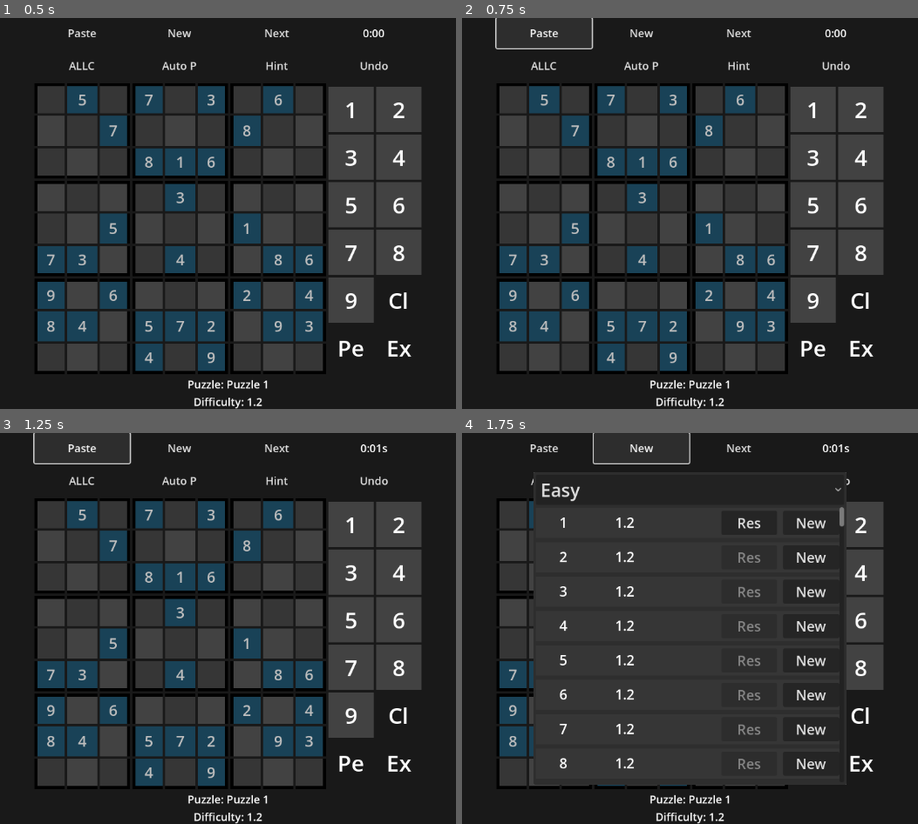
Above: before the commit, frames 1-4 (two rows, left to right).
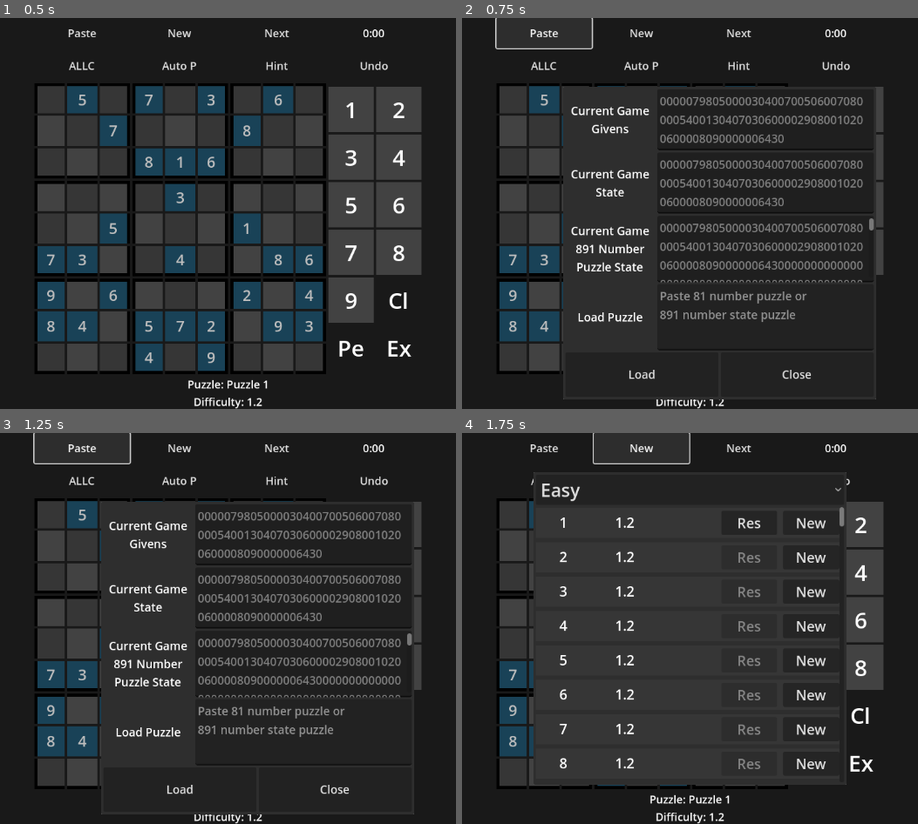
Above: after the commit, the same moments.

Repository: emmertex/nice_sudoku
Game: Godot game, scene res://game_screen.tscn
Same seed, same stepped clock (60 frames per second), same inputs: the game is played once before the commit and once after it.
Inputs:
- Up to frame 1 (0.5 s): no input
- Up to frame 2 (0.75 s): click "Paste" at 0.5 s
- Up to frame 3 (1.25 s): no input
- Up to frame 4 (1.75 s): click "New" at 1.25 s

Frame 1 is identical in both runs. In frame 2, 30% of the frame differs, in the area x 22-91%, y 17-98%; in frame 3, 30%, in the area x 22-91%, y 2-98%; in frame 4, less than 0.1%.

Commit message:
enable the PASTE panel

Diff:
--- a/game_screen.gd
+++ b/game_screen.gd
@@ -704,7 +704,6 @@
 	_set_label_text(pastePanel, "Game81Given", given)
 	_set_label_text(pastePanel, "Game81State", puzzle)
 	_set_label_text(pastePanel, "Game891", p891)
-	pastePanel.queue_free()
 	_update_ui()
 
 func _on_close_paste_panel(popup):
--- a/puzzleDone.tscn
+++ b/puzzleDone.tscn
@@ -1,14 +1,20 @@
-[gd_scene format=3 uid="uid://bsll2rx5oq2gv"]
+[gd_scene load_steps=2 format=3 uid="uid://bsll2rx5oq2gv"]
+
+[ext_resource type="Script" path="res://puzzle_done.gd" id="1_y8il7"]
 
 [node name="PuzzleDone" type="PopupPanel"]
+size = Vector2i(100, 50)
 visible = true
+script = ExtResource("1_y8il7")
 
 [node name="Panel" type="PanelContainer" parent="."]
 offset_left = 4.0
 offset_top = 4.0
 offset_right = 96.0
-offset_bottom = 96.0
+offset_bottom = 46.0
 
 [node name="Label" type="Label" parent="Panel"]
 layout_mode = 2
 text = "Yay"
+horizontal_alignment = 1
+vertical_alignment = 1
